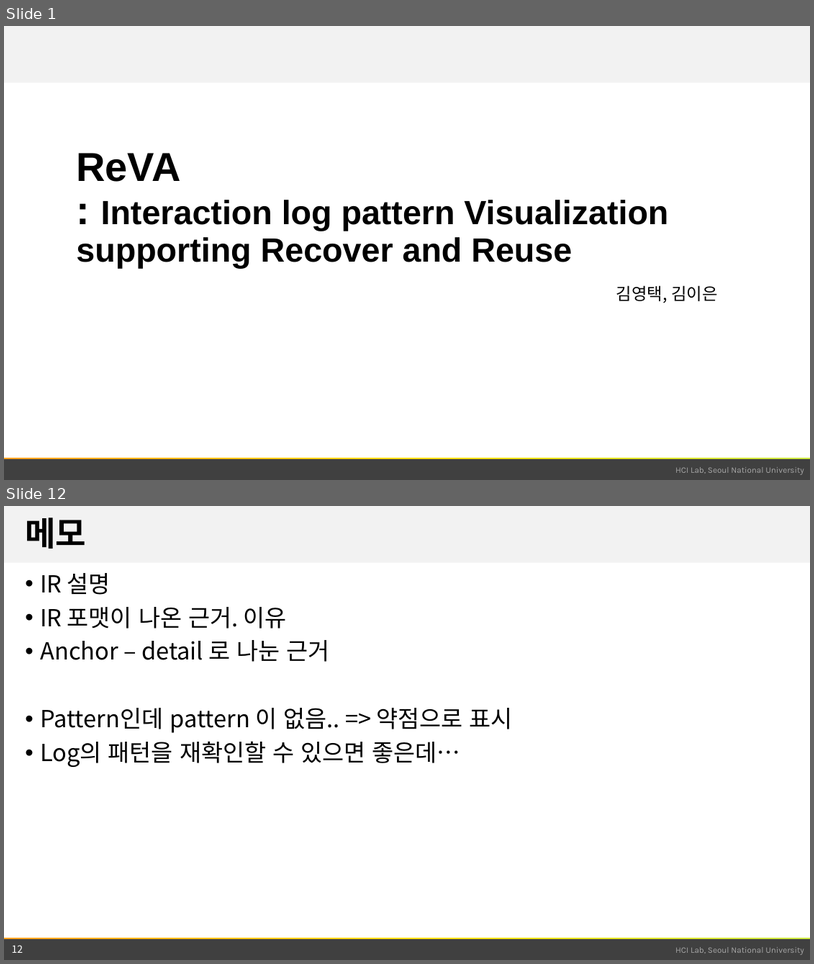
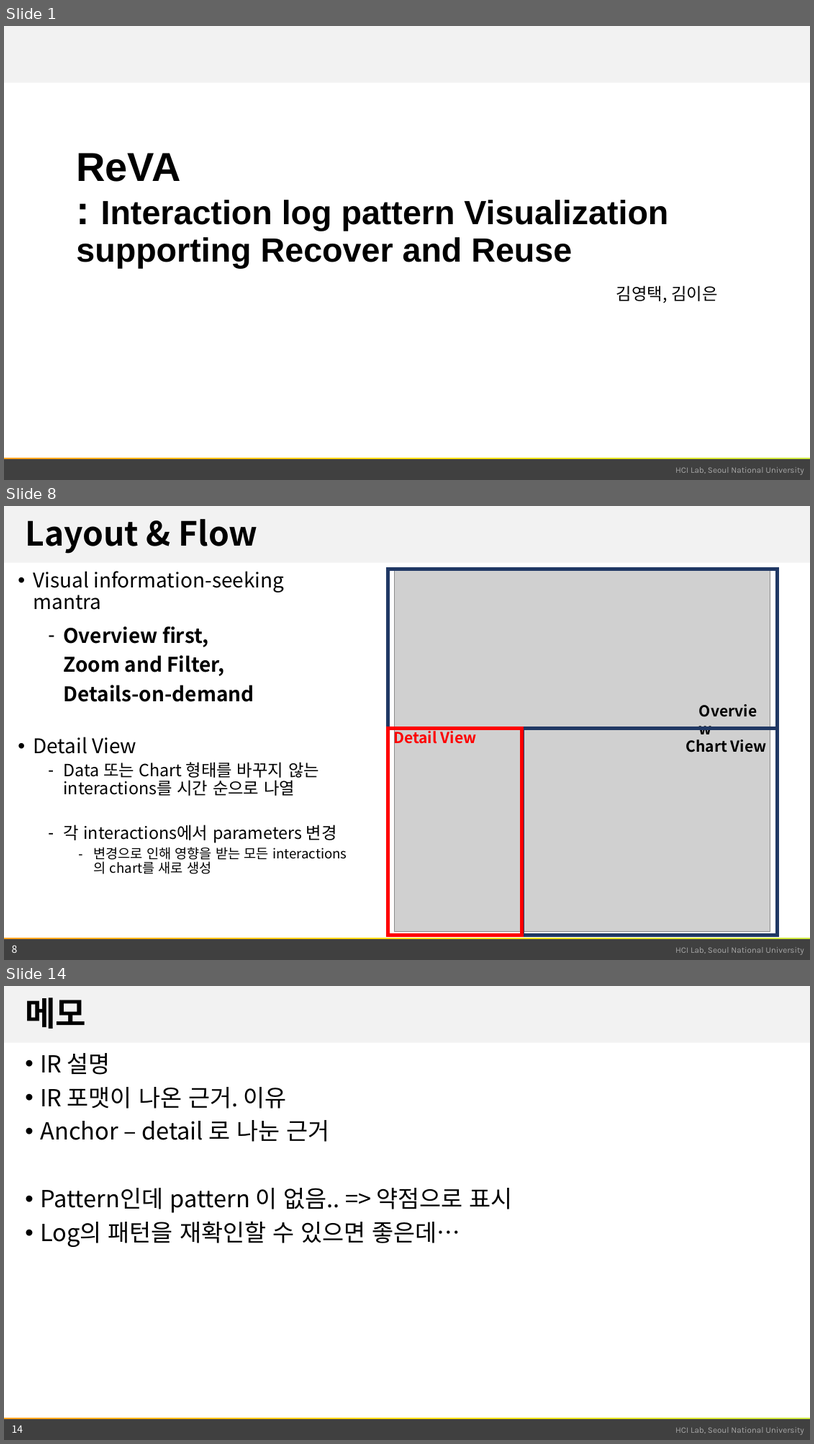
Before and after one commit to snu-infovis-2017/ReVA, a slide deck: term_project.pptx. Shown one above the other, each under a label of ours: slides 1 and 12 before the commit, slides 1, 8 and 14 after it; the slides between them are not shown. The pictures are 814x964 and 814x1444 pixels, drawn with LibreOffice and Linux fonts; fonts in the diff are those of the drawing; grey boxes stand for pictures; background and template pictures are left out. Boxes give left, top, right and bottom in pixels: in the first picture for what was removed or moved away, otherwise in the second. Text is boxed around its words. In the diff, an @@ line names an element or a change of style, - is before the commit and + after.

```diff
--- a/term_project.pptx
+++ b/term_project.pptx
@@ slide 8 added at box(4, 506, 810, 960), background #FFFFFF; not listed: 4 template elements that a slide beside it also shows @@
@@ title added at box(25, 519, 257, 554), 39.6 pt, text #000000, bold @@
+Layout & Flow
@@ rectangle added at box(388, 569, 778, 728), outline #203864 4.5 pt @@
@@ picture added at box(395, 569, 771, 931) @@
@@ text added at box(33, 571, 337, 874), 24 pt, text #000000 @@
+• Visual information-seeking mantra
+  – Overview first,
+    Zoom and Filter,
+    Details-on-demand
+• Detail View
+  – Data 또는 Chart 형태를 바꾸지 않는 interactions를 시간 순으로 나열
+  – 각 interactions에서 parameters 변경
+    – 변경으로 인해 영향을 받는 모든 interactions의 chart를 새로 생성
@@ text added at box(694, 698, 774, 723), 18 pt, text #000000, bold @@
+Overview
@@ rectangle added at box(388, 728, 522, 936), outline #FF0000 4.5 pt @@
@@ text added at box(394, 728, 477, 746), 18 pt, text #FF0000, bold @@
+Detail View
@@ rectangle added at box(522, 728, 778, 936), outline #203864 4.5 pt @@
@@ text added at box(687, 739, 767, 752), 18 pt, text #000000, bold @@
+Chart View
@@ page number added at box(12, 944, 18, 952), 12 pt, text #FFFFFF @@
+8
@@ what was slide 12 is now slide 14 @@
@@ page number at box(12, 1424, 23, 1432): text changed @@
-12
+14
```
Also in this commit, not shown: 6 slides changed, 5 other slides added, 4 slides removed, 2 other files.
